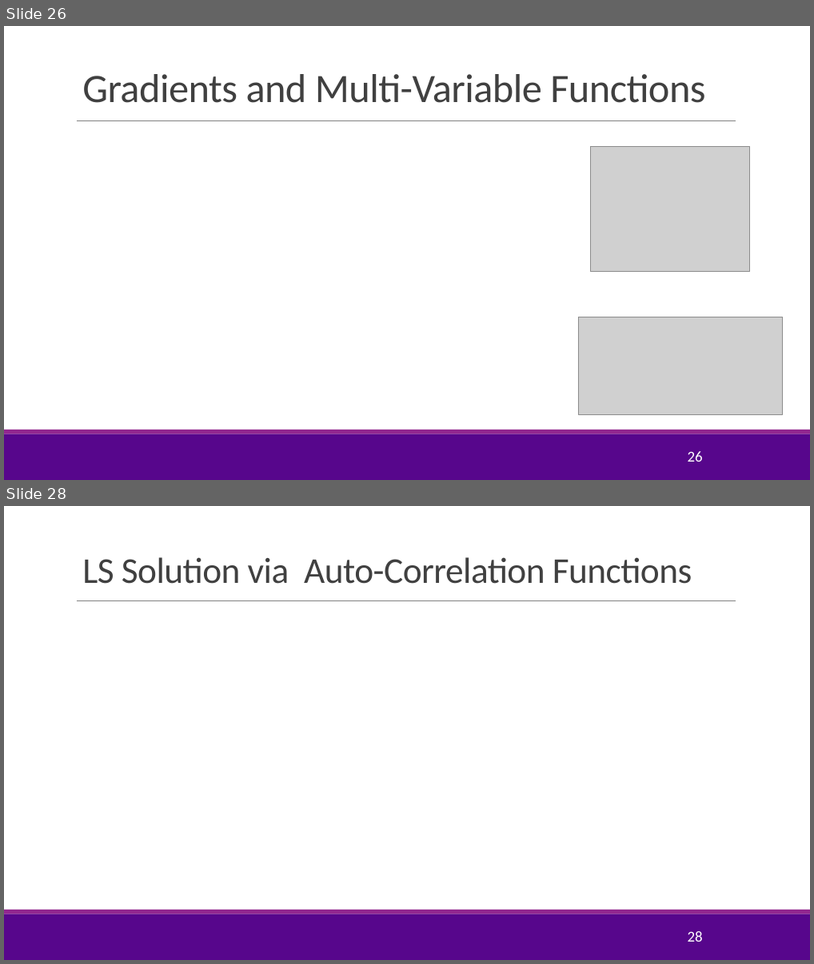
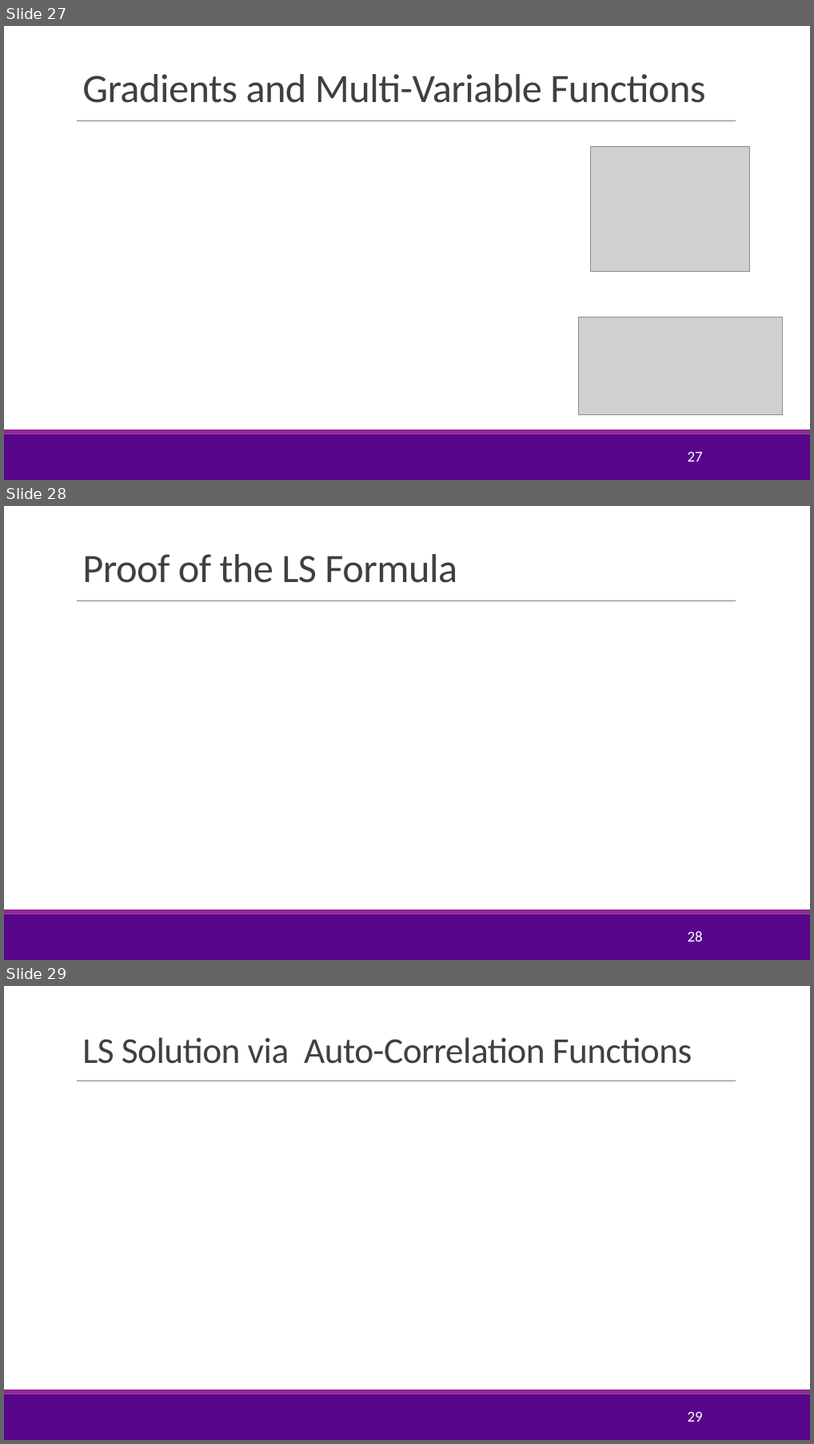
Before and after one commit to sdrangan/introml, a slide deck: lectures/Lect03_MultLinRegression.pptx. Shown one above the other, each under a label of ours: slides 26 and 28 before the commit, slides 27, 28 and 29 after it; the slides between them are not shown. The pictures are 814x964 and 814x1444 pixels, drawn with LibreOffice and Linux fonts; fonts in the diff are those of the drawing; grey boxes stand for pictures; background and template pictures are left out. Boxes give left, top, right and bottom in pixels: in the first picture for what was removed or moved away, otherwise in the second. Text is boxed around its words. In the diff, an @@ line names an element or a change of style, - is before the commit and + after.

```diff
--- a/lectures/Lect03_MultLinRegression.pptx
+++ b/lectures/Lect03_MultLinRegression.pptx
@@ slide 28 added at bbox=[4, 506, 810, 960], background #FFFFFF; not listed: 3 template elements that a slide beside it also shows @@
@@ title added at bbox=[82, 554, 458, 583], 48 pt, text #404040 @@
+Proof of the LS Formula
@@ page number added at bbox=[688, 931, 703, 941], 18 pt, text #FFFFFF @@
+28
@@ what was slide 26 is now slide 27 @@
@@ page number at bbox=[688, 451, 703, 461]: text changed @@
-26
+27
@@ what was slide 28 is now slide 29 @@
@@ page number at bbox=[688, 1411, 703, 1421]: text changed @@
-28
+29
```
Also in this commit, not shown: 9 slides changed, 1 other slide added, 1 slide removed, 10 other files.
